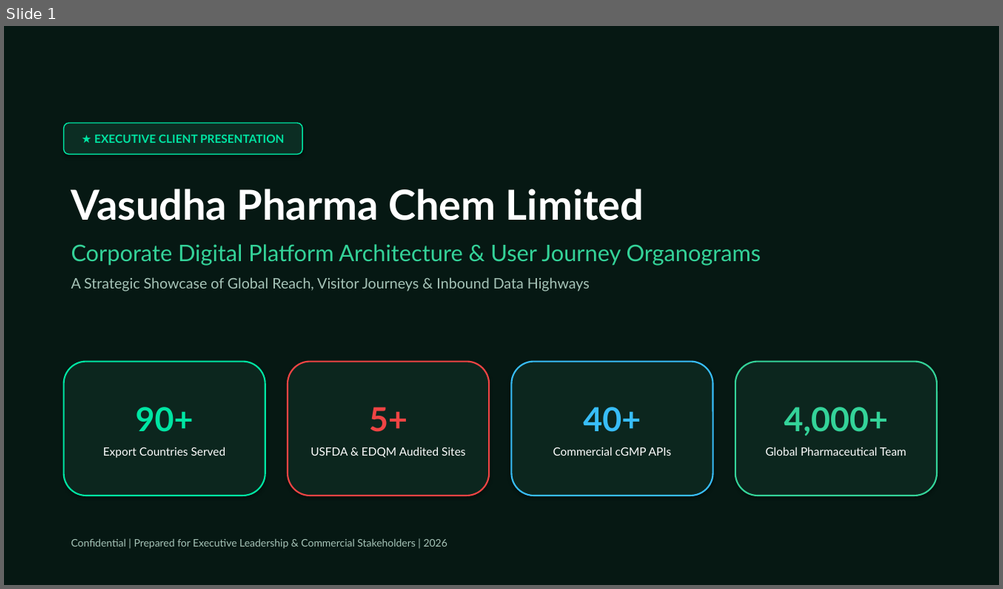
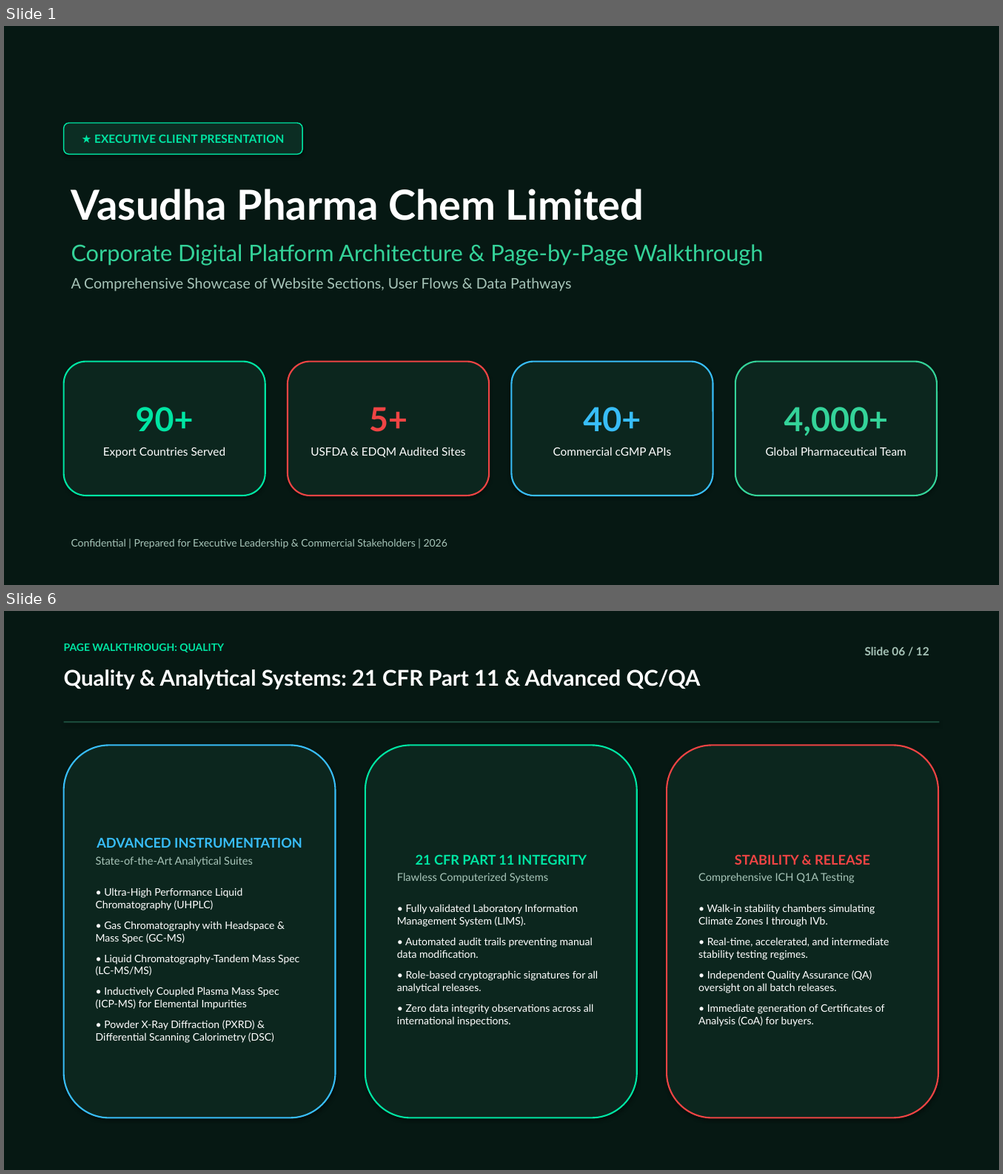
Before and after one commit to saikrishna-bethamcharla/vasudhapharma-green, a slide deck: Vasudha_Pharma_Executive_Presentation.pptx. Shown one above the other, each under a label of ours: slide 1 before the commit, slides 1 and 6 after it; the slides between them are not shown. The pictures are 1003x589 and 1003x1174 pixels, drawn with LibreOffice and Linux fonts; fonts in the diff are those of the drawing. Boxes give left, top, right and bottom in pixels: in the first picture for what was removed or moved away, otherwise in the second. Text is boxed around its words. In the diff, an @@ line names an element or a change of style, - is before the commit and + after.

Commit message:
docs(presentation): update deck to page-by-page walkthrough with 3D globe, About Us, and section organograms

```diff
--- a/Vasudha_Pharma_Executive_Presentation.pptx
+++ b/Vasudha_Pharma_Executive_Presentation.pptx
@@ slide 6 added at bbox=[4, 611, 999, 1170], background #FFFFFF @@
@@ rectangle added at bbox=[4, 611, 999, 1170], fill #061813 @@
@@ text added at bbox=[64, 643, 224, 652], 10 pt, text #00E5A3, bold @@
+PAGE WALKTHROUGH: QUALITY
@@ text added at bbox=[865, 647, 929, 655], 11 pt, text #A7C4B8, bold @@
+Slide 06 / 12
@@ text added at bbox=[64, 669, 700, 689], 21 pt, text #FFFFFF, bold @@
+Quality & Analytical Systems: 21 CFR Part 11 & Advanced QC/QA
@@ rectangle added at bbox=[64, 721, 939, 723], fill #1A4A3A @@
@@ rounded rectangle added at bbox=[64, 745, 336, 1119], fill #0C261E, outline #38BDF8 1.5 pt, 10 pt, text #FFFFFF @@
+ADVANCED INSTRUMENTATION
+State-of-the-Art Analytical Suites
+• Ultra-High Performance Liquid Chromatography (UHPLC)
+• Gas Chromatography with Headspace & Mass Spec (GC-MS)
+• Liquid Chromatography-Tandem Mass Spec (LC-MS/MS)
+• Inductively Coupled Plasma Mass Spec (ICP-MS) for Elemental Impurities
+• Powder X-Ray Diffraction (PXRD) & Differential Scanning Calorimetry (DSC)
@@ rounded rectangle added at bbox=[365, 745, 637, 1119], fill #0C261E, outline #00E5A3 1.5 pt, 10 pt, text #FFFFFF @@
+21 CFR PART 11 INTEGRITY
+Flawless Computerized Systems
+• Fully validated Laboratory Information Management System (LIMS).
+• Automated audit trails preventing manual data modification.
+• Role-based cryptographic signatures for all analytical releases.
+• Zero data integrity observations across all international inspections.
@@ rounded rectangle added at bbox=[666, 745, 938, 1119], fill #0C261E, outline #EF4444 1.5 pt, 10 pt, text #FFFFFF @@
+STABILITY & RELEASE
+Comprehensive ICH Q1A Testing
+• Walk-in stability chambers simulating Climate Zones I through IVb.
+• Real-time, accelerated, and intermediate stability testing regimes.
+• Independent Quality Assurance (QA) oversight on all batch releases.
+• Immediate generation of Certificates of Analysis (CoA) for buyers.
@@ slide 1 changed as well @@
@@ text at bbox=[71, 244, 763, 292]: text changed @@
-Corporate Digital Platform Architecture & User Journey Organograms
-A Strategic Showcase of Global Reach, Visitor Journeys & Inbound Data Highways
+Corporate Digital Platform Architecture & Page-by-Page Walkthrough
+A Comprehensive Showcase of Website Sections, User Flows & Data Pathways
```
Also in this commit, not shown: 2 other slides changed, 8 other slides added, 9 slides removed, 2 other files.
